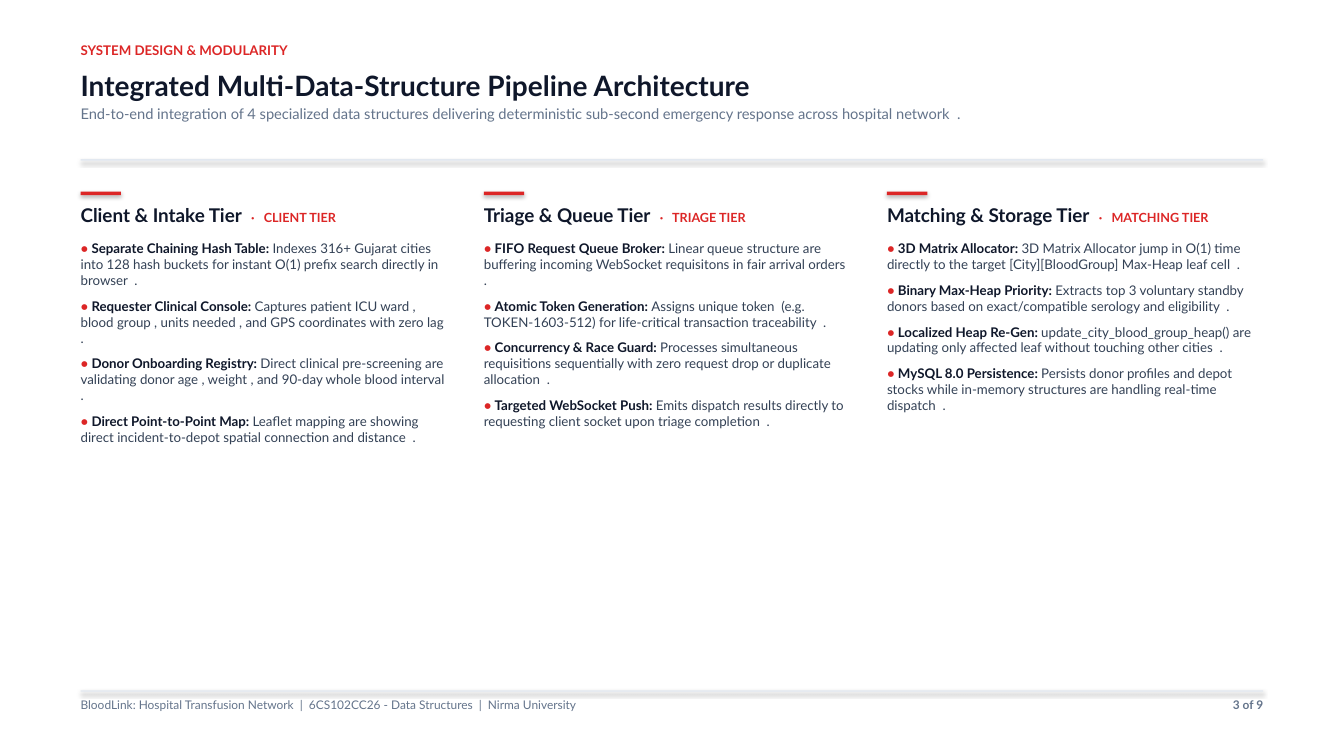
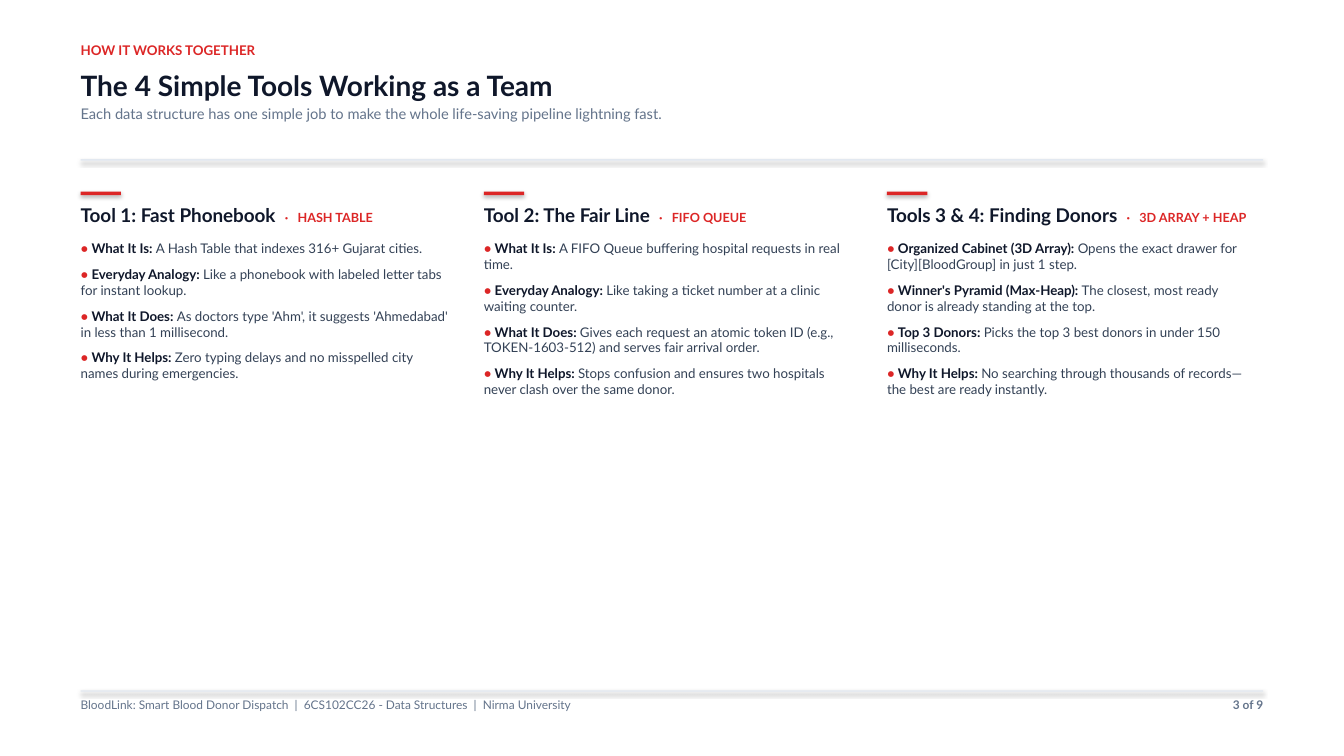
Before and after one commit to Shrey113/DS-Assignment-1, a slide deck: slide 3 of Final_Updated_Presentation.pptx. Drawn at 1344x756 pixels with LibreOffice and Linux fonts; fonts in the diff are those of the drawing. Boxes give left, top, right and bottom in pixels: in the first picture for what was removed or moved away, otherwise in the second. Text is boxed around its words. In the diff, an @@ line names an element or a change of style, - is before the commit and + after.

```diff
--- a/Final_Updated_Presentation.pptx
+++ b/Final_Updated_Presentation.pptx
@@ text at box(81, 45, 255, 55): text changed @@
-SYSTEM DESIGN & MODULARITY
+HOW IT WORKS TOGETHER
@@ text at box(81, 75, 661, 122): text changed @@
-Integrated Multi-Data-Structure Pipeline Architecture
-End-to-end integration of 4 specialized data structures delivering deterministic sub-second emergency response across hospital network .
+The 4 Simple Tools Working as a Team
+Each data structure has one simple job to make the whole life-saving pipeline lightning fast.
@@ text at box(81, 208, 447, 381): text changed @@
-Client & Intake Tier · CLIENT TIER
-• Separate Chaining Hash Table: Indexes 316+ Gujarat cities into 128 hash buckets for instant O(1) prefix search directly in browser .
-• Requester Clinical Console: Captures patient ICU ward , blood group , units needed , and GPS coordinates with zero lag .
-• Donor Onboarding Registry: Direct clinical pre-screening are validating donor age , weight , and 90-day whole blood interval .
-• Direct Point-to-Point Map: Leaflet mapping are showing direct incident-to-depot spatial connection and distance .
+Tool 1: Fast Phonebook · HASH TABLE
+• What It Is: A Hash Table that indexes 316+ Gujarat cities.
+• Everyday Analogy: Like a phonebook with labeled letter tabs for instant lookup.
+• What It Does: As doctors type 'Ahm', it suggests 'Ahmedabad' in less than 1 millisecond.
+• Why It Helps: Zero typing delays and no misspelled city names during emergencies.
@@ text at box(484, 208, 840, 394): text changed @@
-Triage & Queue Tier · TRIAGE TIER
-• FIFO Request Queue Broker: Linear queue structure are buffering incoming WebSocket requisitons in fair arrival orders .
-• Atomic Token Generation: Assigns unique token (e.g. TOKEN-1603-512) for life-critical transaction traceability .
-• Concurrency & Race Guard: Processes simultaneous requisitions sequentially with zero request drop or duplicate allocation .
-• Targeted WebSocket Push: Emits dispatch results directly to requesting client socket upon triage completion .
+Tool 2: The Fair Line · FIFO QUEUE
+• What It Is: A FIFO Queue buffering hospital requests in real time.
+• Everyday Analogy: Like taking a ticket number at a clinic waiting counter.
+• What It Does: Gives each request an atomic token ID (e.g., TOKEN-1603-512) and serves fair arrival order.
+• Why It Helps: Stops confusion and ensures two hospitals never clash over the same donor.
@@ text at box(887, 208, 1247, 397): text changed @@
-Matching & Storage Tier · MATCHING TIER
-• 3D Matrix Allocator: 3D Matrix Allocator jump in O(1) time directly to the target [City][BloodGroup] Max-Heap leaf cell .
-• Binary Max-Heap Priority: Extracts top 3 voluntary standby donors based on exact/compatible serology and eligibility .
-• Localized Heap Re-Gen: update_city_blood_group_heap() are updating only affected leaf without touching other cities .
-• MySQL 8.0 Persistence: Persists donor profiles and depot stocks while in-memory structures are handling real-time dispatch .
+Tools 3 & 4: Finding Donors · 3D ARRAY + HEAP
+• Organized Cabinet (3D Array): Opens the exact drawer for [City][BloodGroup] in just 1 step.
+• Winner's Pyramid (Max-Heap): The closest, most ready donor is already standing at the top.
+• Top 3 Donors: Picks the top 3 best donors in under 150 milliseconds.
+• Why It Helps: No searching through thousands of records—the best are ready instantly.
@@ text at box(81, 700, 571, 711): text changed @@
-BloodLink: Hospital Transfusion Network | 6CS102CC26 - Data Structures | Nirma University
+BloodLink: Smart Blood Donor Dispatch | 6CS102CC26 - Data Structures | Nirma University
```
Also in this commit, not shown: 7 other slides changed, 1 slide added, 1 slide removed, 4 other files.
